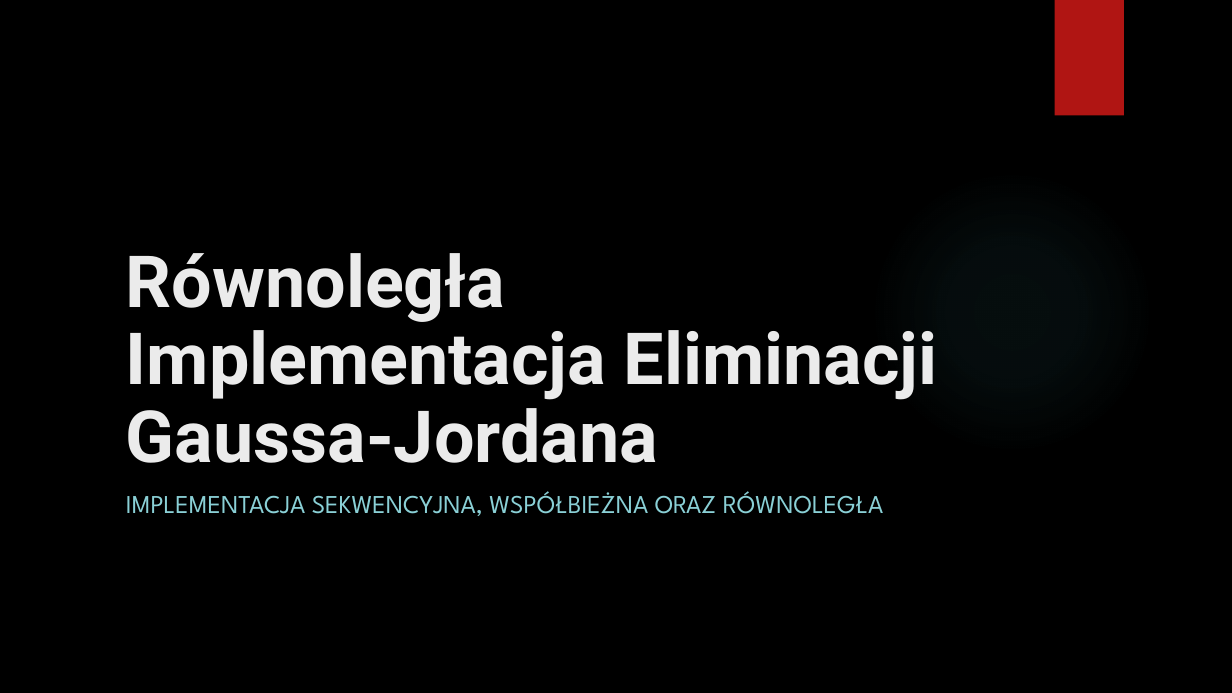
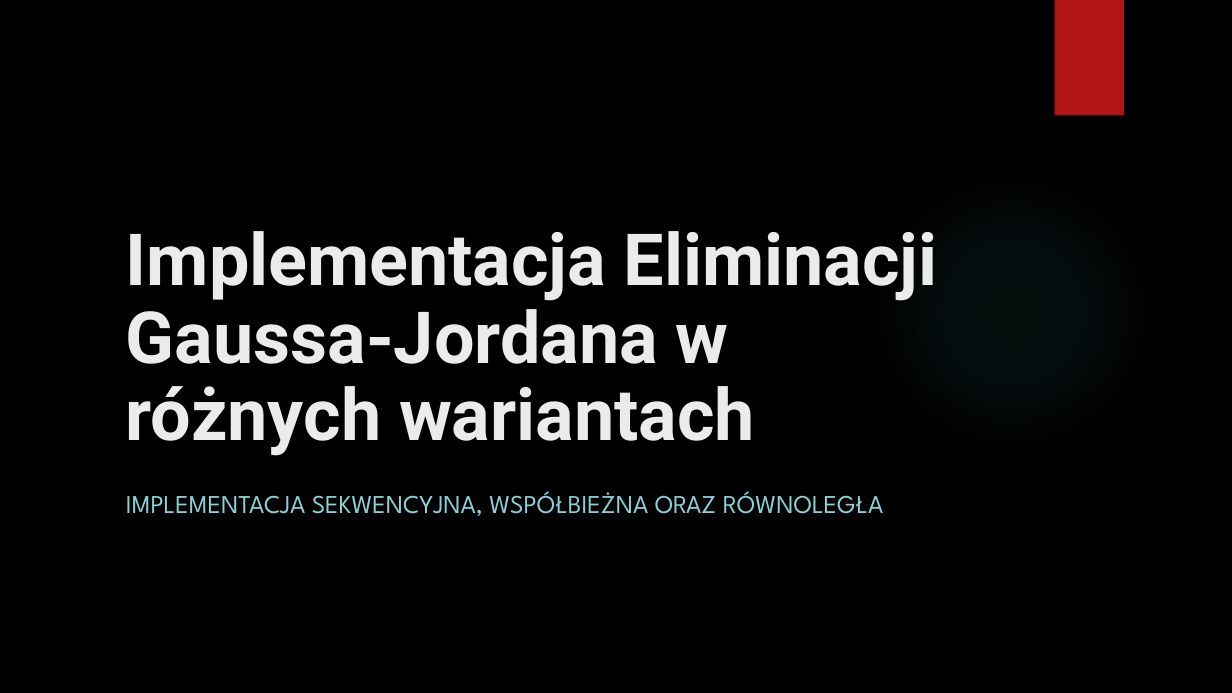
Before and after one commit to DawidGarncarek/Studia-Stopien-II, a slide deck: slide 1 of Semestr 2/Programowanie współbieżne i rozproszone/Projekt_wykład/Prezentacja_cz1.pptx. Drawn at 1232x693 pixels with LibreOffice and Linux fonts; fonts in the diff are those of the drawing; background and template pictures are left out. Boxes give left, top, right and bottom in pixels: in the first picture for what was removed or moved away, otherwise in the second. Text is boxed around its words. In the diff, an @@ line names an element or a change of style, - is before the commit and + after.

```diff
--- a/Semestr 2/Programowanie współbieżne i rozproszone/Projekt_wykład/Prezentacja_cz1.pptx
+++ b/Semestr 2/Programowanie współbieżne i rozproszone/Projekt_wykład/Prezentacja_cz1.pptx
@@ title at [126, 231, 938, 456]: text changed @@
-Równoległa Implementacja Eliminacji Gaussa-Jordana
+Implementacja Eliminacji Gaussa-Jordana w różnych wariantach
```
Also in this commit, not shown: 1 other file.
